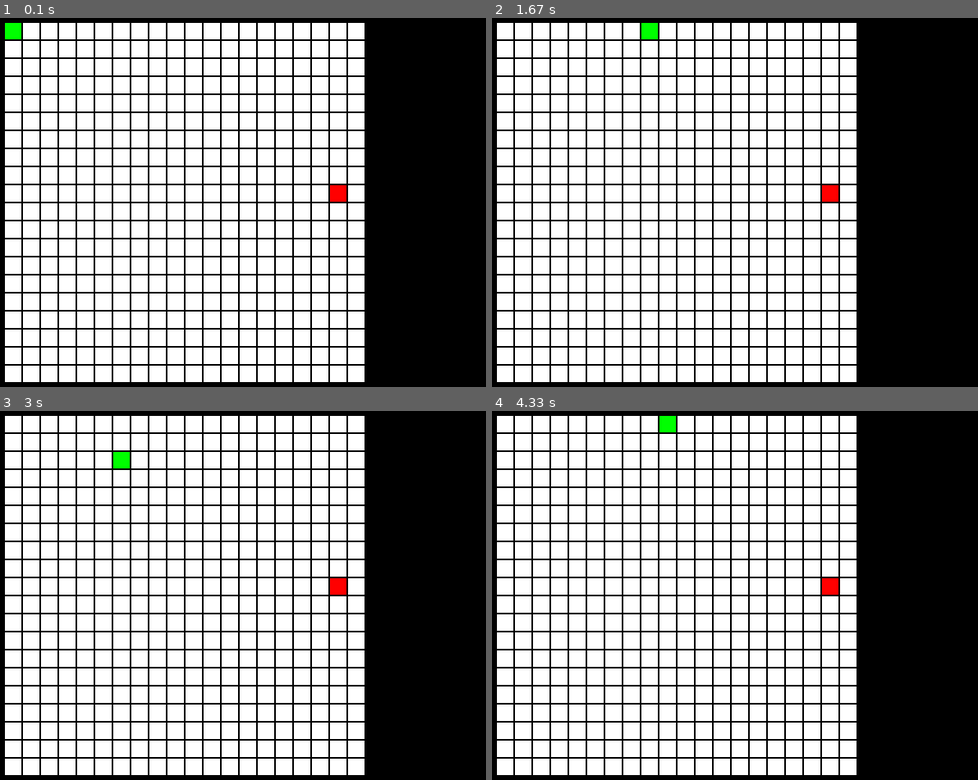
Above: before the commit, frames 1-4 (two rows, left to right).
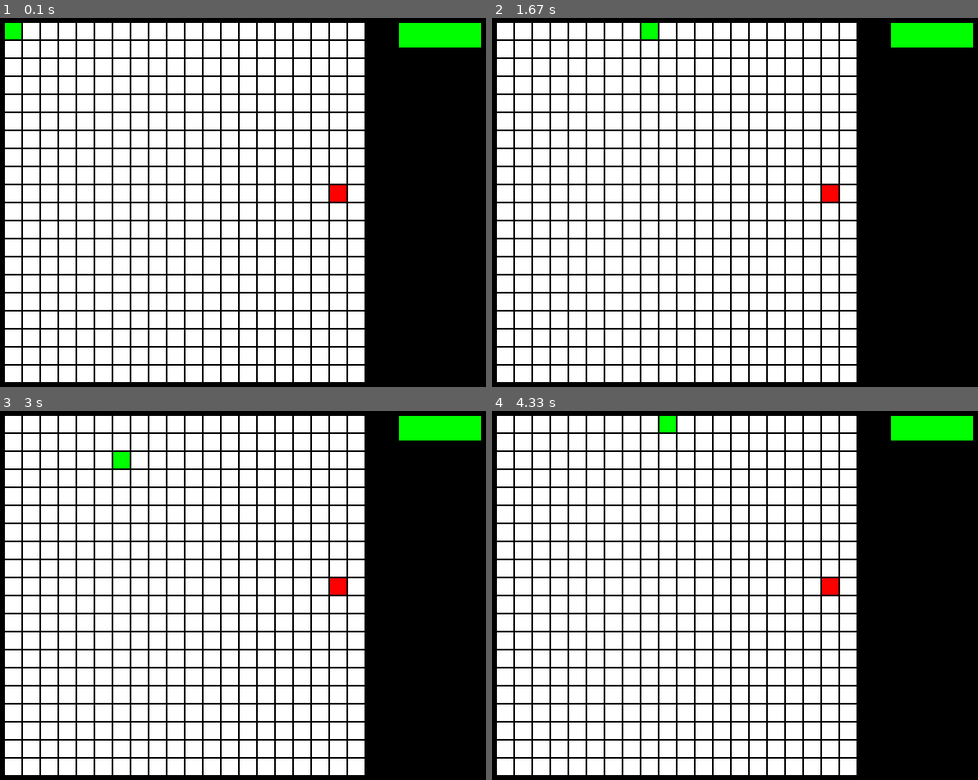
Above: after the commit, the same moments.

Repository: KonstBeliakov/pygame_snake
Game: pygame game, started from main.py
Two runs of this game, one before a commit and one after it. Both use one fixed random seed, a clock stepped at 60 frames per second and the inputs below.
Inputs:
- Up to frame 1 (0.1 s): no input
- Up to frame 2 (1.67 s): no input
- Up to frame 3 (3 s): hold Left 1.83-2.37 s; hold Down 2.4-2.7 s; hold Left from 2.73 s (still down)
- Up to frame 4 (4.33 s): release Left at 3.13 s; hold Up 3.17-3.53 s; hold Right 3.57-4.2 s; hold Down from 4.23 s (still down)

The runs differ from the first frame. In frame 1, 1.1% of the frame differs, in the area x 82-99%, y 1-8%; in frame 2, 1.1%; in frame 3, 1.1%; in frame 4, 1.1%.

Commit message:
Добавлен файл progress_bar.py

Diff:
--- a/main.py
+++ b/main.py
@@ -1,6 +1,8 @@
 import pygame
 from time import perf_counter
 from random import choice
+
+import progress_bar
 
 pygame.init()
 screen = pygame.display.set_mode((800, 600))
@@ -25,6 +27,8 @@
 
 cyclic_map = False
 
+level_progress_bar = progress_bar.ProgressBar(0, 5)
+level_progress_bar.set_position(n * (SELL_SIZE + 2) + 50, 10)
 
 while not gameOver:
     for event in pygame.event.get():
@@ -92,4 +96,6 @@
 
             pygame.draw.rect(screen, color, pygame.Rect(10 + i * (SELL_SIZE + 2), 10 + j * (SELL_SIZE + 2),
                                                         SELL_SIZE, SELL_SIZE))
+
+            level_progress_bar.draw(screen)
     pygame.display.flip()
--- /dev/null
+++ b/progress_bar.py
@@ -0,0 +1,24 @@
+import pygame
+
+class ProgressBar():
+    def __init__(self, volume, max_volume, ):
+        self.volume = volume
+        self.size = (100, 30)
+        self.max_volume = max_volume
+        self.color = (0, 255, 0)
+        self.position = (10, 10)
+
+    def set_position(self, x, y):
+        self.position = (x, y)
+
+    def set_color(self, color):
+        self.color = color
+
+    def set_volume(self, volume):
+        self.volume = volume
+
+    def set_size(self, size):
+        self.size = size
+
+    def draw(self, screen):
+        pygame.draw.rect(screen, self.color, pygame.Rect(self.position[0], self.position[1], self.size[0], self.size[1]))
